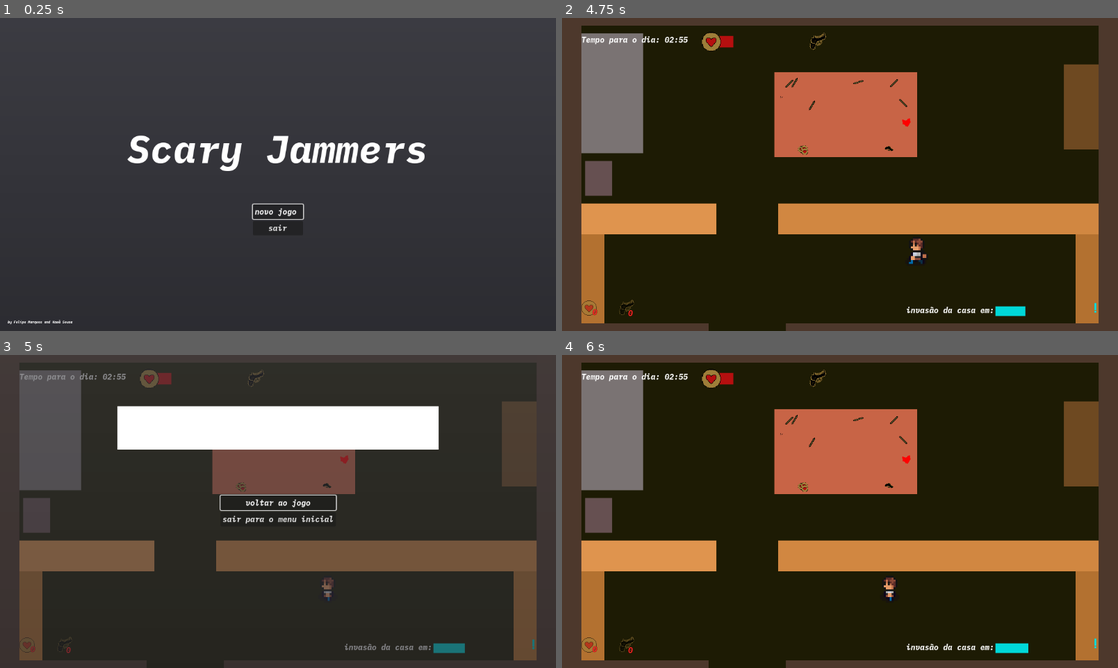
Above: before the commit, frames 1-4 (two rows, left to right).
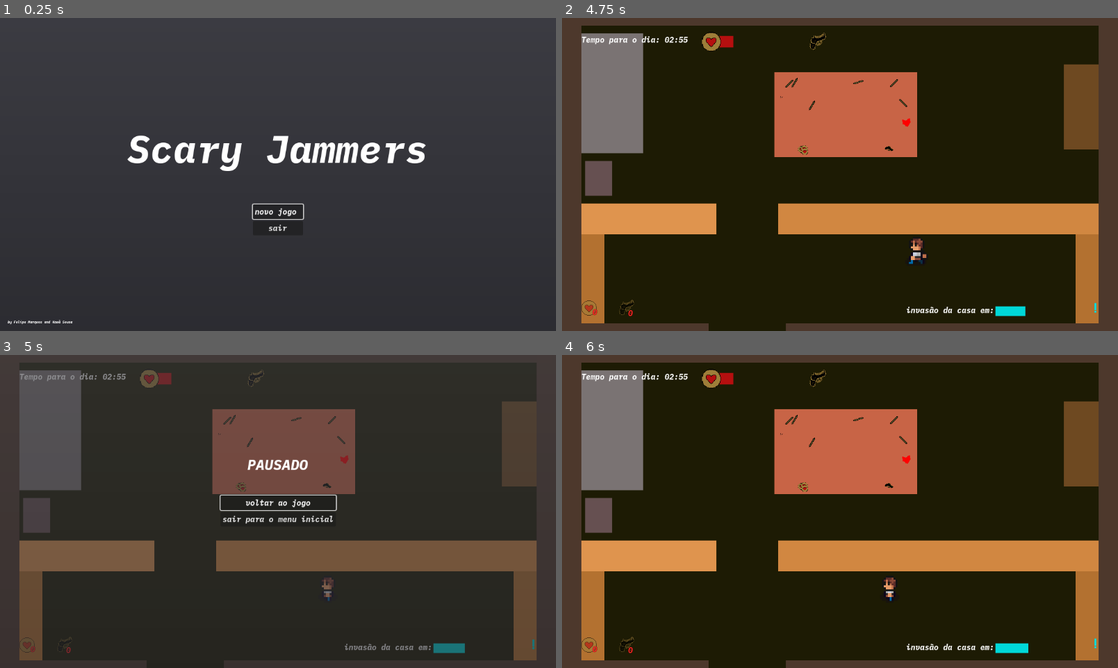
Above: after the commit, the same moments.

Repository: kawasousa/Scary-Jammers
Game: Godot game, scene res://scenes/menu_inicial.tscn
Same seed, same stepped clock (60 frames per second), same inputs: the game is played once before the commit and once after it.
Inputs (mouse positions are in pixels of both pictures, inside the frame that each line leads up to):
- Up to frame 1 (0.25 s): no input
- Up to frame 2 (4.75 s): click "novo jogo" at 0.5 s; tap Enter at 1.25 s; move the mouse to (962, 158) at 1.27 s; hold D (ui_right) 1.28-2.03 s; move the mouse to (728, 190) at 2.02 s; hold S (ui_down) 2.03-2.78 s; move the mouse to (895, 105) at 2.77 s; hold D (ui_right) 2.78-3.53 s; move the mouse to (812, 237) at 3.52 s; hold W (ui_up) 3.53-4.28 s; move the mouse to (1006, 221) at 4.27 s; hold A (ui_left) from 4.28 s (still down)
- Up to frame 3 (5 s): keep holding A (ui_left); tap Escape (ui_cancel) at 4.9 s
- Up to frame 4 (6 s): move the mouse to (673, 464) at 5.02 s; release A (ui_left) at 5.75 s; click "voltar ao jogo" at 5.75 s

Frames 1-2 are identical in both runs. In frame 3, 8.4% of the frame differs, in the area x 21-79%, y 16-37%; in frame 4, nothing differs.

Commit message:
upup

Diff:
--- a/Scary Jam/Autoload/Global.gd
+++ b/Scary Jam/Autoload/Global.gd
@@ -13,7 +13,7 @@
 var outdoor_scene_node
 var hud_node
 var player_node
-var invasion_rect_factor: int
+var invasion_rect_factor: float
 var player_position: Vector2 = Vector2(385, 540)
 var player_shooots: int
 var player_life: int
@@ -51,9 +51,12 @@
 
 func set_invasion_timer() -> void:
 	if can_start_invasion_timer:
-		invasion_rect_factor += 1
-		if invasion_rect_factor == 800:
+		invasion_rect_factor += 0.5
+		if invasion_rect_factor >= 400:
+			invasion_rect_factor = 0
 			game_over = true
+	else:
+		invasion_rect_factor = 0
 
 func spawn_enemy() -> void:
 	if can_spawn_enemies == true and get_tree().get_nodes_in_group("enemy").size() < 2 * game_day:
@@ -87,6 +90,7 @@
 	invasion_rect_factor = 0
 	can_start_invasion_timer = false
 	can_spawn_enemies = false
+	can_spawn_shoot_resources = true
 	player_shoot_resource = 0
 	player_shooots = 0
 	player_life_resource = 0
--- a/Scary Jam/scenes/pause_menu.tscn
+++ b/Scary Jam/scenes/pause_menu.tscn
@@ -40,17 +40,6 @@
 grow_horizontal = 2
 grow_vertical = 2
 
-[node name="logo" type="ColorRect" parent="Control"]
-layout_mode = 1
-anchors_preset = 5
-anchor_left = 0.5
-anchor_right = 0.5
-offset_left = -333.0
-offset_top = 106.0
-offset_right = 333.0
-offset_bottom = 196.0
-grow_horizontal = 2
-
 [node name="VBoxContainer" type="VBoxContainer" parent="Control"]
 layout_mode = 1
 anchors_preset = 8
@@ -77,5 +66,14 @@
 layout_mode = 2
 text = "sair para o menu inicial"
 
+[node name="Label" type="Label" parent="Control"]
+layout_mode = 0
+offset_left = 512.0
+offset_top = 207.0
+offset_right = 638.0
+offset_bottom = 247.0
+theme_override_font_sizes/font_size = 30
+text = "PAUSADO"
+
 [connection signal="pressed" from="Control/VBoxContainer/resume_button" to="." method="_on_resume_button_pressed"]
 [connection signal="pressed" from="Control/VBoxContainer/quit_to_menu_button" to="." method="_on_quit_to_menu_button_pressed"]
--- a/Scary Jam/script/hud.gd
+++ b/Scary Jam/script/hud.gd
@@ -25,7 +25,7 @@
 	shoot_rect.custom_minimum_size.x = Global.player_shooots * 10
 
 func update_time_to_invasion_rect(delta) -> void:
-	invasion_rect.custom_minimum_size.x = Global.invasion_rect_factor * 0.25
+	invasion_rect.custom_minimum_size.x = Global.invasion_rect_factor * 0.5
 	invasion_alert_polygon.position.y += sin((Engine.get_frames_drawn() * delta * 5)) * 0.2
 
 func update_player_life_label() -> void:
Not shown, changed: Scary Jam/export_presets.cfg
Not shown, added: Scary Jam/export/Scary-Jam.zip
